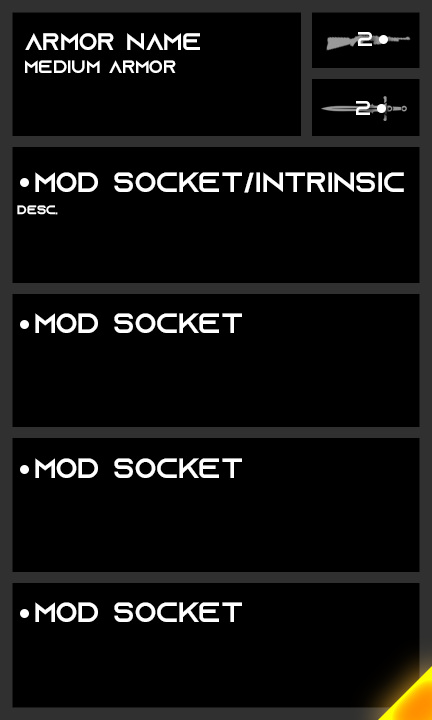
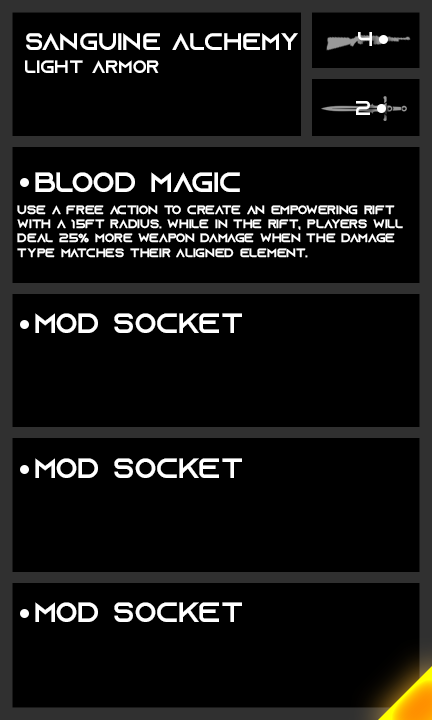
The second 432 x 720 image is a revision of the first. Changes to its layers:
painted on "Weapon Slots" over [358, 32, 372, 46]
painted on "archetype" over [25, 60, 176, 73]
renamed "armor name" to "sanguine alchemy", painted on it over [25, 33, 298, 50]
renamed "desc." to "use a free action to create an empowering rift with a 15ft radi", painted on it over [17, 205, 403, 258]
renamed "mod socket/intrinsic" to "blood magic", painted on it over [35, 172, 404, 193]
